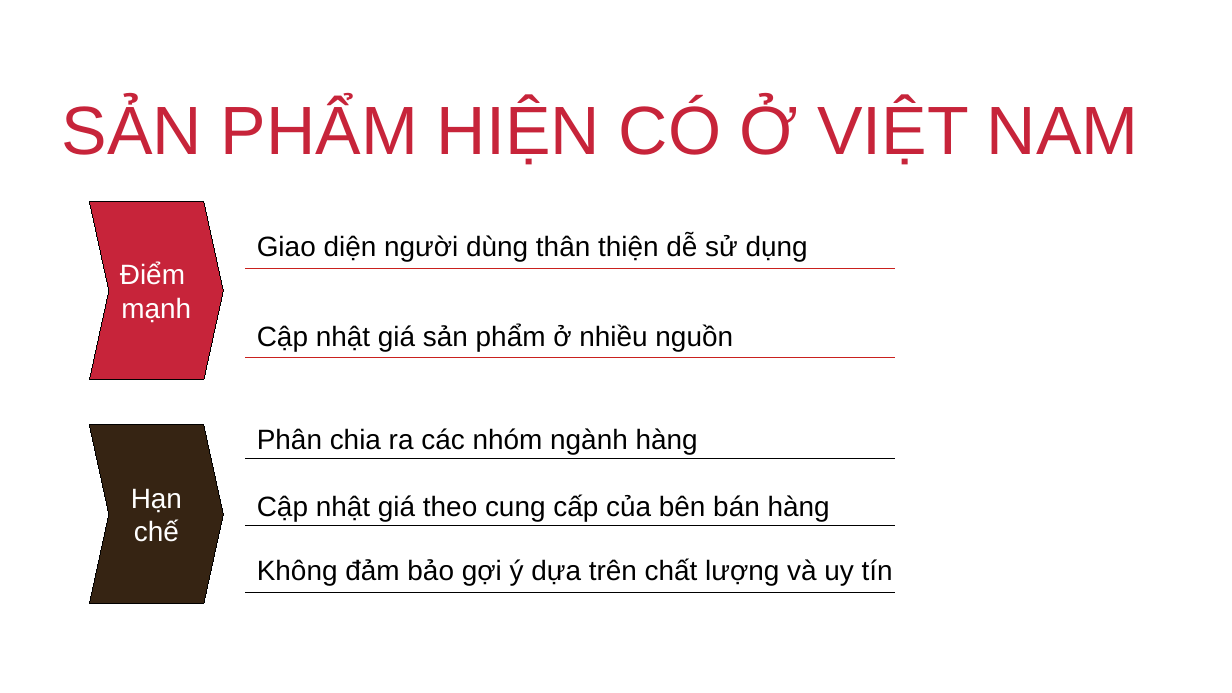
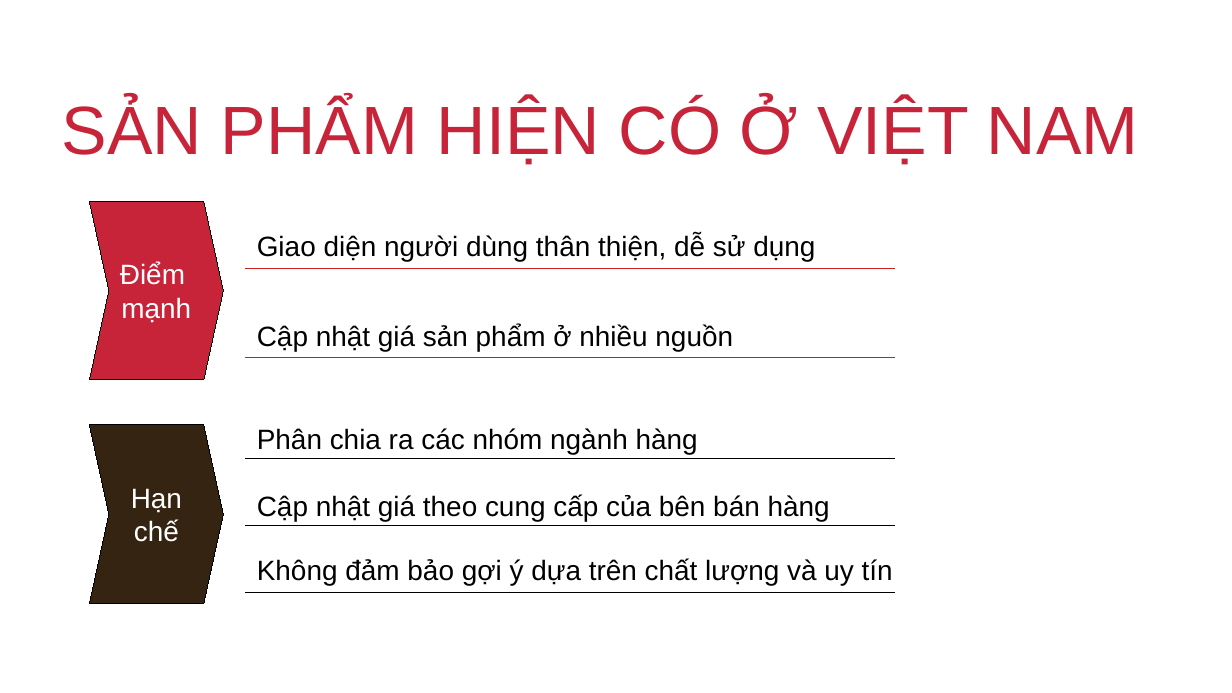
Before and after one commit to MaoBui2907/sosanh.ga, a slide deck: slide 6 of Plan/Report.pptx. Drawn at 1232x693 pixels with LibreOffice and Linux fonts; fonts in the diff are those of the drawing; background and template pictures are left out. Boxes give left, top, right and bottom in pixels: in the first picture for what was removed or moved away, otherwise in the second. Text is boxed around its words. In the diff, an @@ line names an element or a change of style, - is before the commit and + after.

```diff
--- a/Plan/Report.pptx
+++ b/Plan/Report.pptx
@@ text at (x1=257, y1=235, x2=815, y2=262): text changed @@
-Giao diện người dùng thân thiện dễ sử dụng
+Giao diện người dùng thân thiện, dễ sử dụng
```
Also in this commit, not shown: 11 other slides changed.
